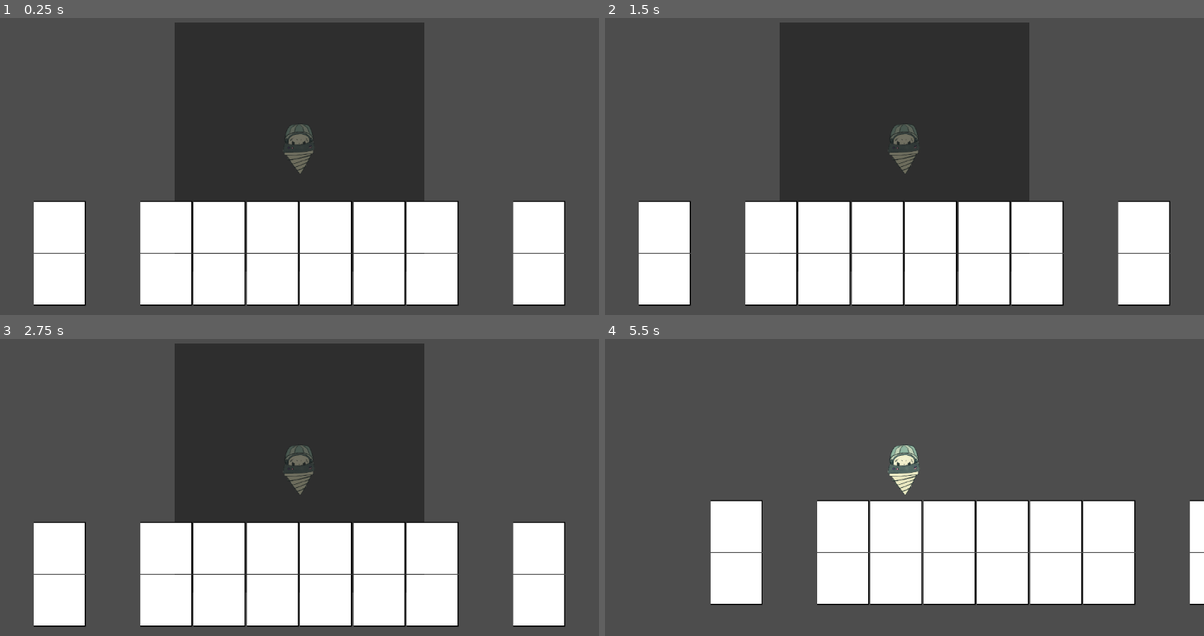
Above: before the commit, frames 1-4 (two rows, left to right).
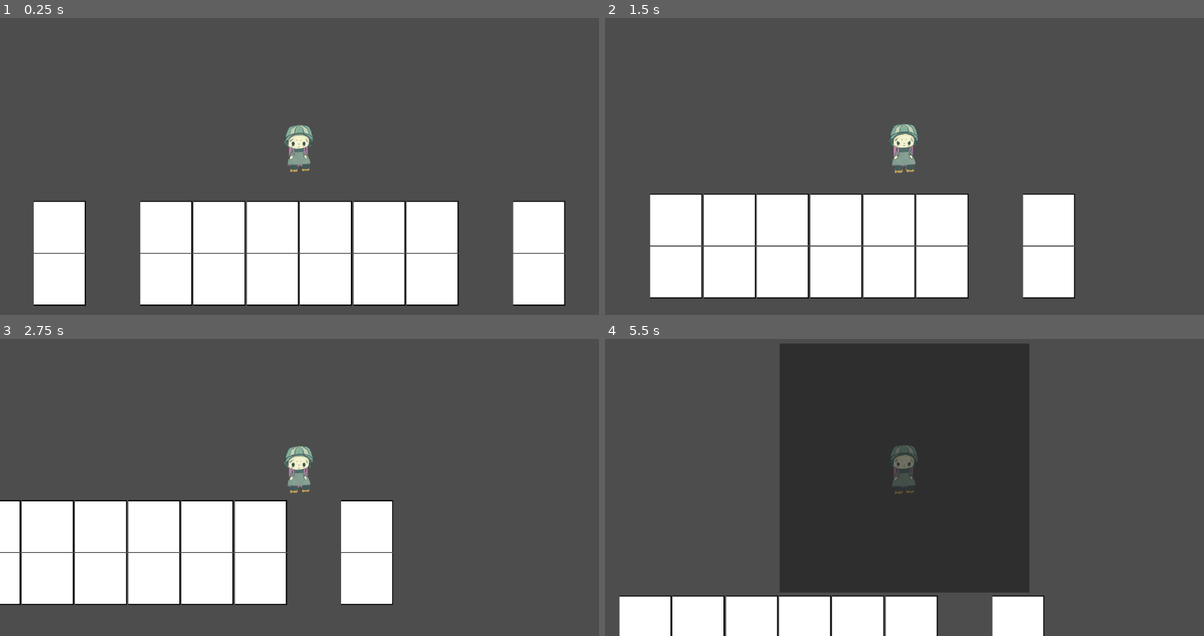
Above: after the commit, the same moments.

Repository: M1reyu/Ludum-Dare-57
Game: Godot game, scene res://MainGame.tscn
Same seed, same stepped clock (60 frames per second), same inputs: the game is played once before the commit and once after it. The project has no main scene, so this scene is started directly.
Inputs:
- Up to frame 1 (0.25 s): no input
- Up to frame 2 (1.5 s): hold D (Right) 0.53-1.28 s; hold S (Down) from 1.28 s (still down)
- Up to frame 3 (2.75 s): release S (Down) at 2.03 s; hold D (Right) from 2.03 s (still down)
- Up to frame 4 (5.5 s): release D (Right) at 2.78 s; hold W (Up) 2.78-3.53 s; hold A (Left) 3.53-5.03 s; tap R (MenuTrigger) at 4.15 s; hold S (Down) from 5.03 s (still down)

The runs differ from the first frame. In frame 1, 25% of the frame differs, in the area x 29-71%, y 1-86%; in frame 2, 40%; in frame 3, 46%; in frame 4, 52%, in the area x 2-100%, y 1-100%.

Commit message:
Readded lost Collition for Ground

Diff:
--- a/Player/MenuHud.gd
+++ b/Player/MenuHud.gd
@@ -1,7 +1,10 @@
-extends Panel
+extends Control
 
 var menuIndex : int = 0
 var canClose : bool = false
+
+func _ready() -> void:
+	hide()
 
 func _process(_delta: float) -> void:
 	if (visible && canClose && Input.is_action_just_pressed("MenuTrigger")):
--- a/Player/player.gd
+++ b/Player/player.gd
@@ -1,18 +1,21 @@
 extends CharacterBody2D
 
-@export var speed : int = 500
-@export var bounceForce : int = 400
-@export var gravity : int = 300
+@export var speed : int = 800
+@export var maxSpeed : int = 1500
+@export var bounceForce : int = 1000
+#@export var gravity : int = 300
 
 var strength : int = 2
 var inMenu : bool = false
 
+@onready var menuHud : Control = $MainCam/MenuHud
+
 func _process(_delta: float) -> void:
-	if (!$MainCam/Panel.visible && Input.is_action_just_pressed("MenuTrigger")): $MainCam/Panel.show()
+	if (!menuHud.visible && Input.is_action_just_pressed("MenuTrigger")): menuHud.show()
 
 func _physics_process(delta: float) -> void:
 	var dir : Vector2 = Vector2.ZERO
-	if (!$MainCam/Panel.visible):
+	if (!menuHud.visible):
 		dir = Input.get_vector("Left", "Right", "Up", "Down")
 
 		if (dir.x != 0):
@@ -33,6 +36,8 @@
 		elif (abs(velocity.y) > 10): dir.y = velocity.y * 0.8
 		else: dir.y = 0
 
+	if (abs(dir.x) > maxSpeed): dir.x = maxSpeed * (dir.x / abs(dir.x))
+	if (abs(dir.y) > maxSpeed): dir.y = maxSpeed * (dir.y / abs(dir.y))
 	velocity = dir
 	var pos = position
 	if(move_and_slide()):
--- a/Player/player.tscn
+++ b/Player/player.tscn
@@ -42,26 +42,30 @@
 }],
 "loop": true,
 "name": &"Idle",
-"speed": 5.0
+"speed": 4.0
 }]
 
-[sub_resource type="CircleShape2D" id="CircleShape2D_onrkg"]
-radius = 63.0317
+[sub_resource type="CapsuleShape2D" id="CapsuleShape2D_od3ui"]
+radius = 54.0
+height = 240.0
 
 [node name="Player" type="CharacterBody2D"]
 script = ExtResource("1_onrkg")
 
 [node name="PlayerSprite" type="AnimatedSprite2D" parent="."]
 sprite_frames = SubResource("SpriteFrames_i3pqv")
-animation = &"Drill 2 Down"
+animation = &"Idle"
+autoplay = "Idle"
 
 [node name="PlayerHitbox" type="CollisionShape2D" parent="."]
-shape = SubResource("CircleShape2D_onrkg")
+position = Vector2(0, 6)
+shape = SubResource("CapsuleShape2D_od3ui")
 
 [node name="MainCam" type="Camera2D" parent="."]
 zoom = Vector2(0.4, 0.4)
 
-[node name="Panel" type="Panel" parent="MainCam"]
+[node name="MenuHud" type="Control" parent="MainCam"]
+layout_mode = 3
 anchors_preset = 8
 anchor_left = 0.5
 anchor_top = 0.5
@@ -75,7 +79,20 @@
 grow_vertical = 2
 script = ExtResource("3_btcbx")
 
-[node name="Panel" type="Container" parent="MainCam/Panel"]
-layout_mode = 2
-offset_right = 40.0
-offset_bottom = 40.0
+[node name="Panel2" type="Panel" parent="MainCam/MenuHud"]
+layout_mode = 1
+anchors_preset = 15
+anchor_right = 1.0
+anchor_bottom = 1.0
+grow_horizontal = 2
+grow_vertical = 2
+
+[node name="ContentBody" type="Container" parent="MainCam/MenuHud"]
+layout_mode = 1
+anchors_preset = 14
+anchor_top = 0.5
+anchor_right = 1.0
+anchor_bottom = 0.5
+offset_bottom = 100.0
+grow_horizontal = 2
+grow_vertical = 2
--- a/Tilemaps/Ground.tscn
+++ b/Tilemaps/Ground.tscn
@@ -6,9 +6,13 @@
 texture = ExtResource("1_e2tqa")
 texture_region_size = Vector2i(250, 250)
 0:0/0 = 0
+0:0/0/physics_layer_0/polygon_0/points = PackedVector2Array(-128, -128, 128, -128, 128, 128, -128, 128)
 1:1/0 = 0
+1:1/0/physics_layer_0/polygon_0/points = PackedVector2Array(-128, -128, 128, -128, 128, 128, -128, 128)
 1:0/0 = 0
+1:0/0/physics_layer_0/polygon_0/points = PackedVector2Array(-128, -128, 128, -128, 128, 128, -128, 128)
 0:1/0 = 0
+0:1/0/physics_layer_0/polygon_0/points = PackedVector2Array(-128, -128, 128, -128, 128, 128, -128, 128)
 
 [sub_resource type="TileSet" id="TileSet_t61jw"]
 tile_size = Vector2i(256, 256)
